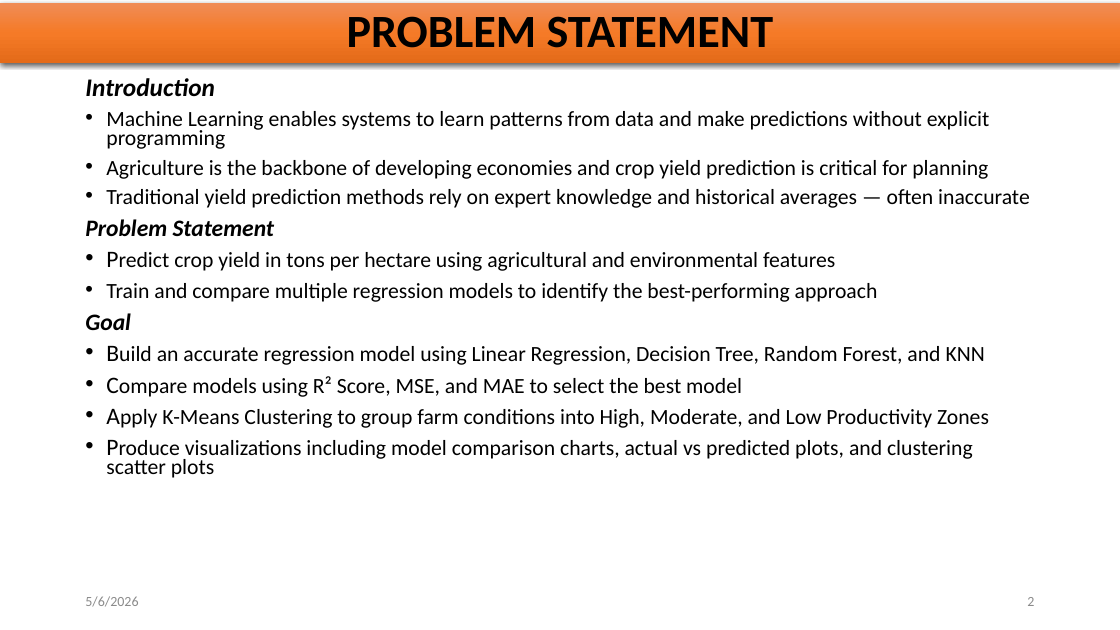
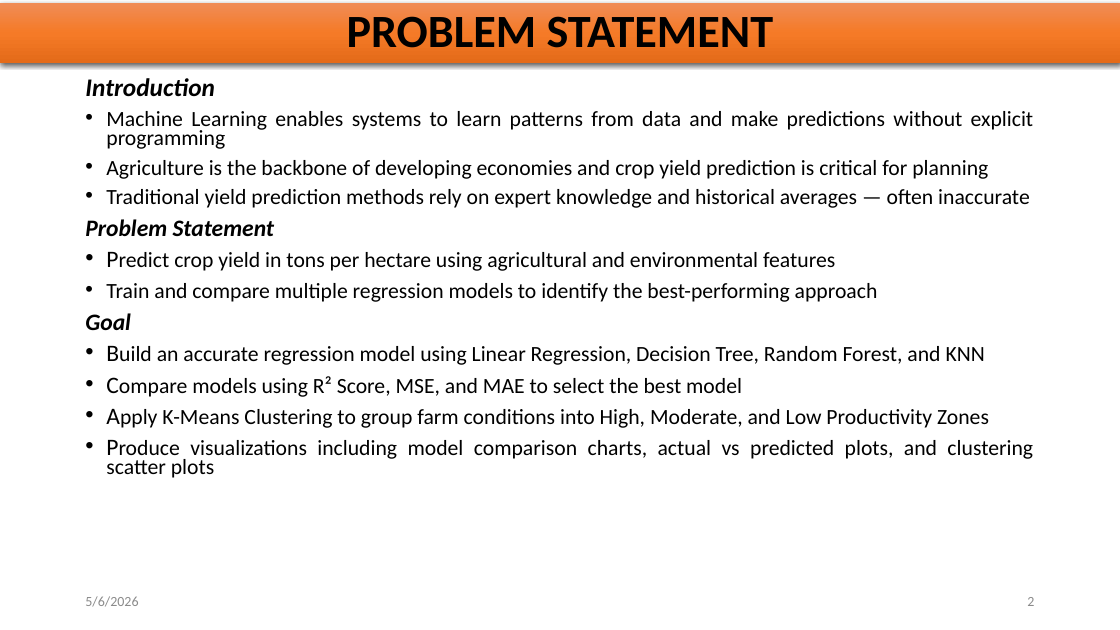
Before and after one commit to Devamalyaa/Smart-Agriculture-ML, a slide deck: slide 2 of ML_LAB_MINI_PPT_2117240030024.pptx. Drawn at 1120x630 pixels with LibreOffice and Linux fonts; fonts in the diff are those of the drawing. Boxes give left, top, right and bottom in pixels: in the first picture for what was removed or moved away, otherwise in the second. Text is boxed around its words. In the diff, an @@ line names an element or a change of style, - is before the commit and + after.

```diff
--- a/ML_LAB_MINI_PPT_2117240030024.pptx
+++ b/ML_LAB_MINI_PPT_2117240030024.pptx
@@ text "Introduction" at [85, 78, 1034, 478]: alignment left to justified @@
```
Also in this commit, not shown: 3 other slides changed.
